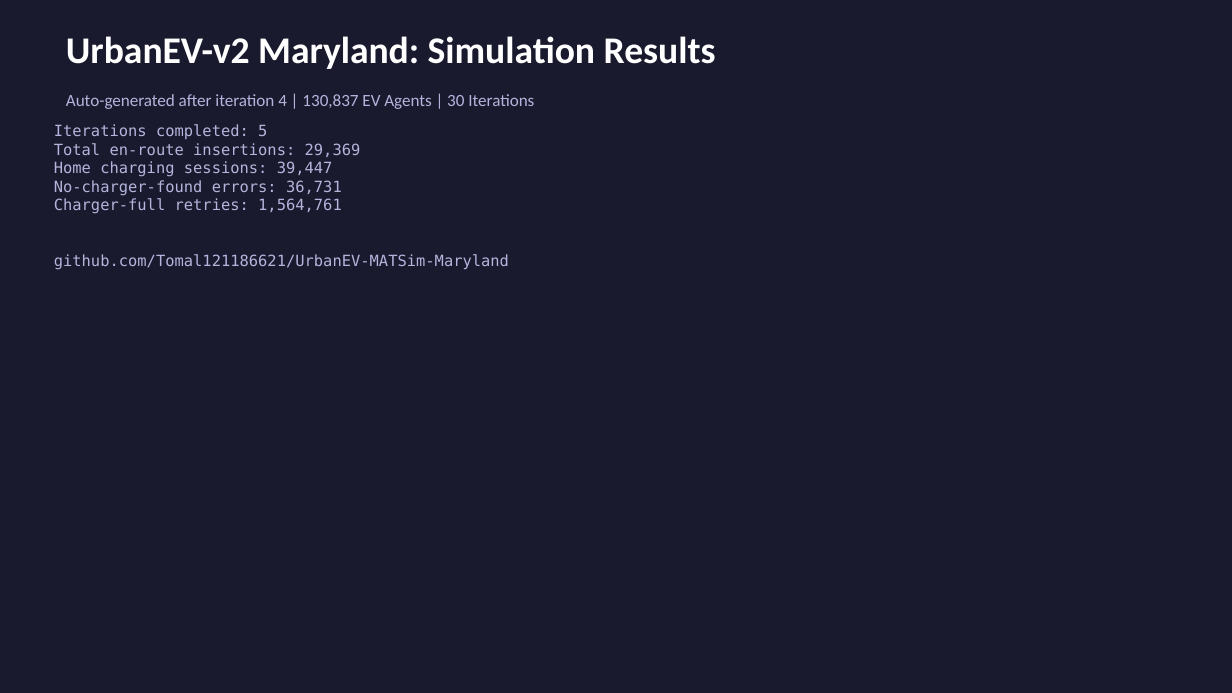
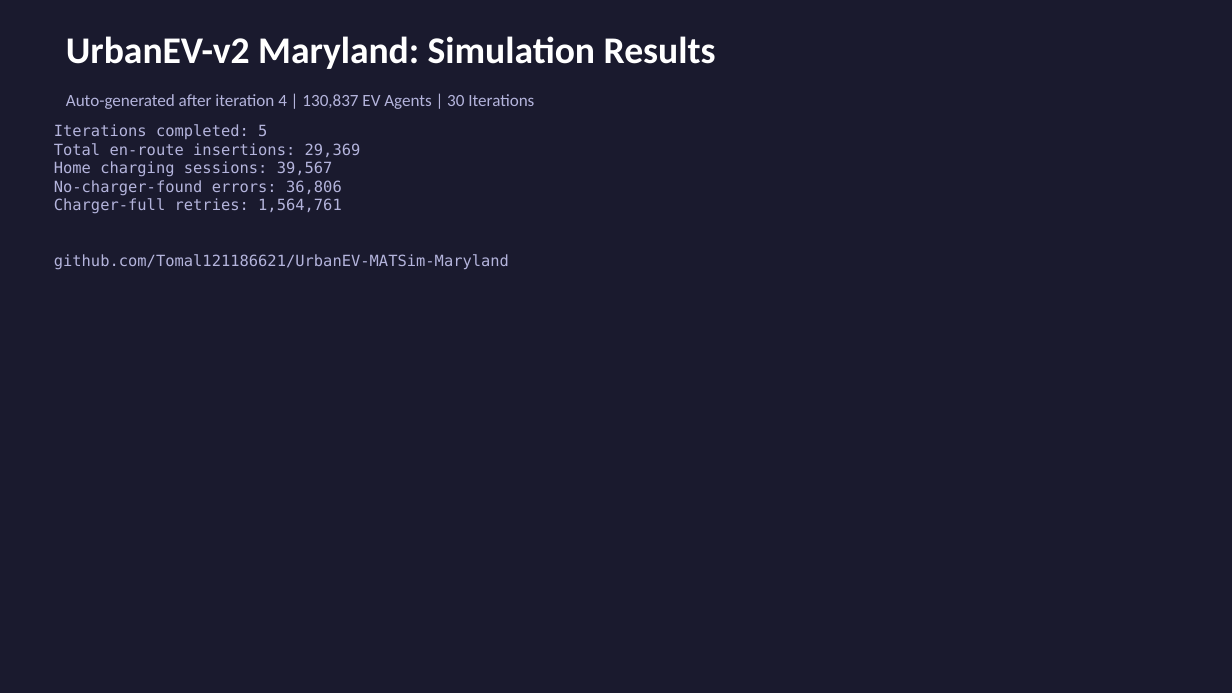
Before and after one commit to Tomal121186621/UrbanEV-MATSim-Maryland, a slide deck: slide 1 of UrbanEV_Results.pptx. Drawn at 1232x693 pixels with LibreOffice and Linux fonts; fonts in the diff are those of the drawing. Boxes give left, top, right and bottom in pixels: in the first picture for what was removed or moved away, otherwise in the second. Text is boxed around its words. In the diff, an @@ line names an element or a change of style, - is before the commit and + after.

```diff
--- a/UrbanEV_Results.pptx
+++ b/UrbanEV_Results.pptx
@@ text at <box>54,161,342,196</box>: text changed @@
-Home charging sessions: 39,447
-No-charger-found errors: 36,731
+Home charging sessions: 39,567
+No-charger-found errors: 36,806
```
Also in this commit, not shown: 2 other slides changed.
